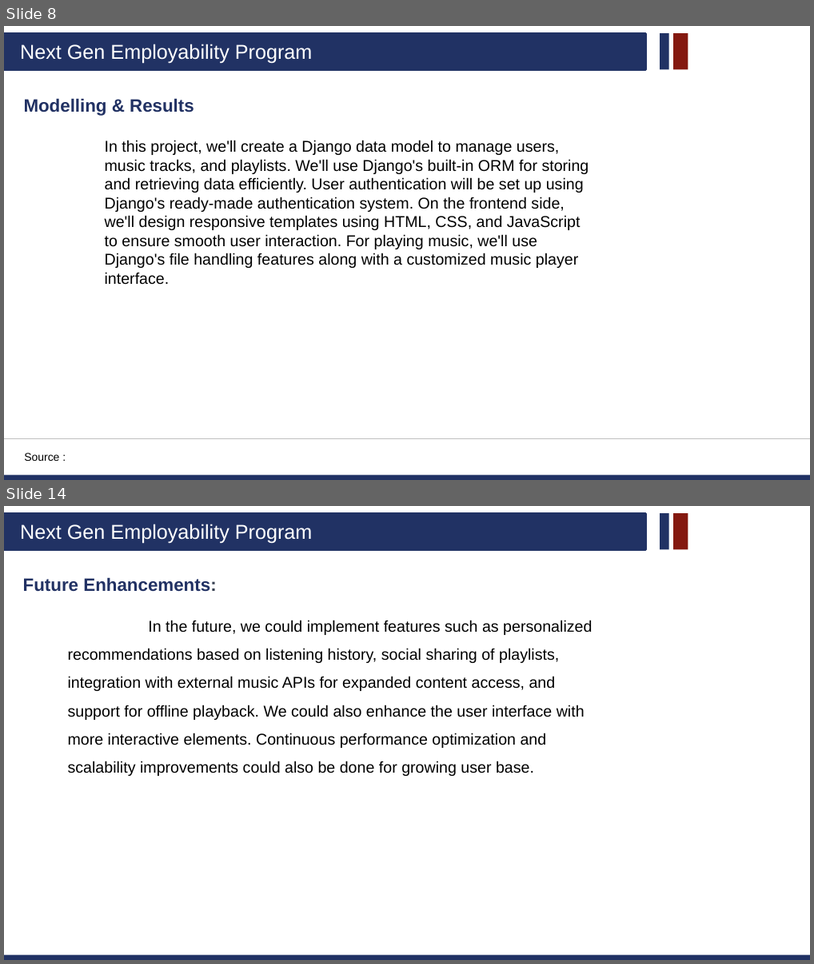
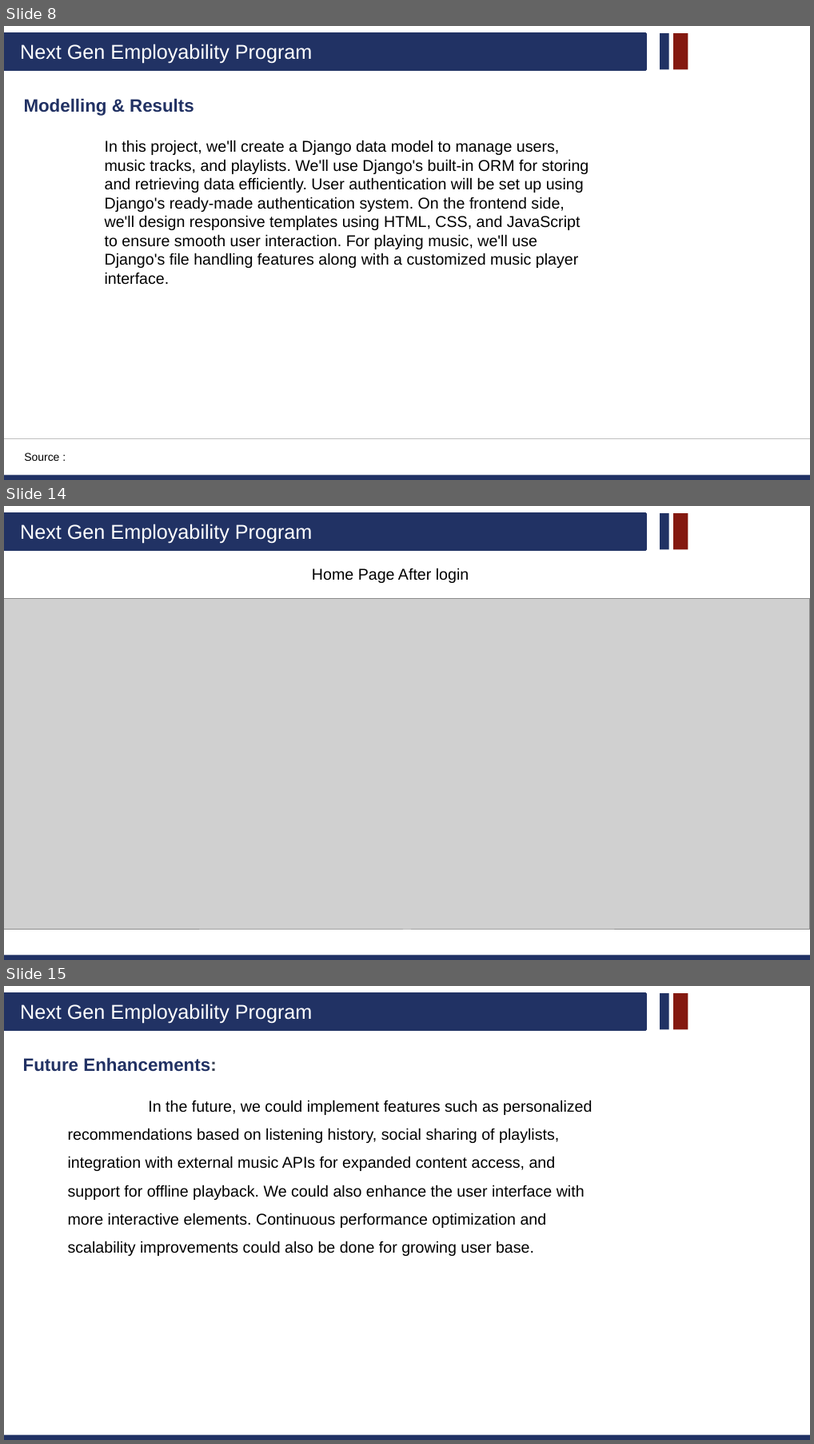
Before and after one commit to Andrewnathan7305/NaanMudhalvan_Django, a slide deck: ppt_screenshots/Notes Sharing Web Application using Django Framework - Andrew_Nathan(4006,LICET).pptx. Shown one above the other, each under a label of ours: slides 8 and 14 before the commit, slides 8, 14 and 15 after it; the slides between them are not shown. The pictures are 814x964 and 814x1444 pixels, drawn with LibreOffice and Linux fonts; fonts in the diff are those of the drawing; grey boxes stand for pictures; background and template pictures are left out. Boxes give left, top, right and bottom in pixels: in the first picture for what was removed or moved away, otherwise in the second. Text is boxed around its words. In the diff, an @@ line names an element or a change of style, - is before the commit and + after.

```diff
--- a/ppt_screenshots/Notes Sharing Web Application using Django Framework - Andrew_Nathan(4006,LICET).pptx
+++ b/ppt_screenshots/Notes Sharing Web Application using Django Framework - Andrew_Nathan(4006,LICET).pptx
@@ slide 14 added at (4,506,810,960), background #FFFFFF; not listed: 5 template elements that a slide beside it also shows @@
@@ title added at (312,568,469,583), 14 pt, text #000000 @@
+Home Page After login
@@ picture added at (4,598,810,928) @@
@@ what was slide 14 is now slide 15 @@
```
Also in this commit, not shown: 4 slides changed, 1 other slide added, 1 slide removed, 19 other files.
